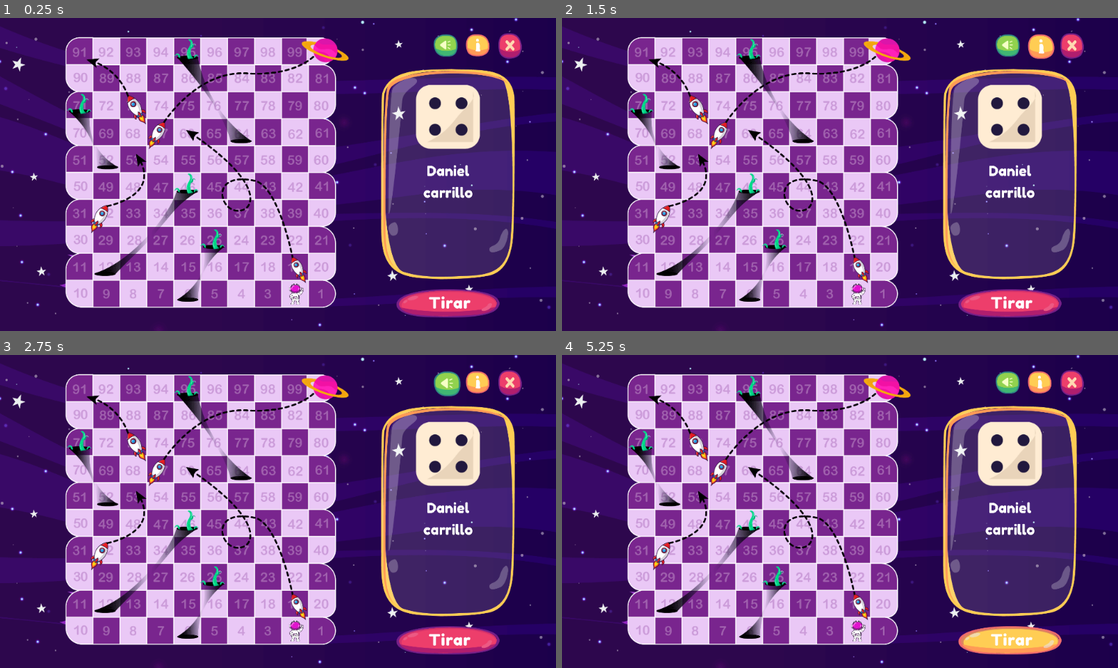
Above: before the commit, frames 1-4 (two rows, left to right).
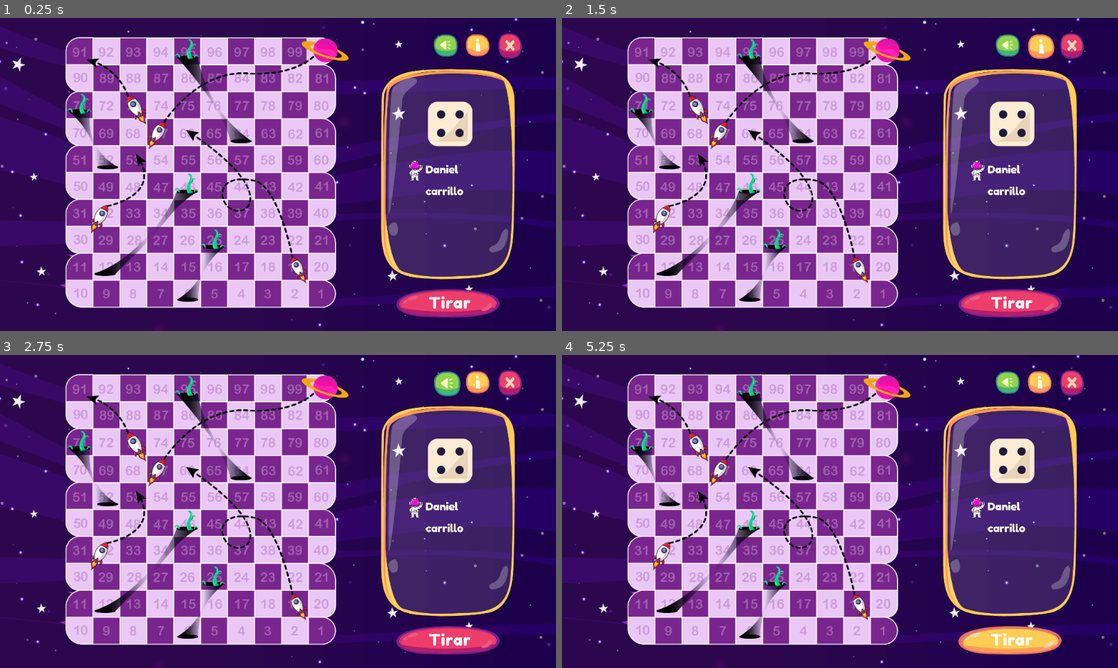
Above: after the commit, the same moments.

Repository: carrilloycardenas/Carrera-espacial
Game: Godot game, scene res://tablero/tablero.tscn
Two runs of this game, one before a commit and one after it. Both use one fixed random seed, a clock stepped at 60 frames per second and the inputs below. The project has no main scene, so this scene is started directly.
Inputs (mouse positions are in pixels of both pictures, inside the frame that each line leads up to):
- Up to frame 1 (0.25 s): no input
- Up to frame 2 (1.5 s): click (1012, 302) at 0.5 s; click (1040, 46) at 1.25 s
- Up to frame 3 (2.75 s): click (444, 383) at 2 s
- Up to frame 4 (5.25 s): click (1012, 639) at 2.75 s; click (1040, 383) at 3.5 s; click (1006, 383) at 4.25 s; click (1012, 639) at 5 s

The runs differ from the first frame. In frame 1, 2.3% of the frame differs, in the area x 52-87%, y 21-92%; in frame 2, 2.3%; in frame 3, 2.3%; in frame 4, 2.3%.

Commit message:
astro new

Diff:
--- a/tablero/tablero.tscn
+++ b/tablero/tablero.tscn
@@ -17,13 +17,14 @@
 [ext_resource path="res://scripts/tablero.gd" type="Script" id=15]
 
 [sub_resource type="DynamicFont" id=1]
-size = 48
+size = 37
 font_data = ExtResource( 13 )
 
 [node name="tablero" type="Node2D"]
 script = ExtResource( 15 )
 __meta__ = {
-"_edit_vertical_guides_": [ 825.0 ]
+"_edit_horizontal_guides_": [ 236.0, 154.0, 282.0 ],
+"_edit_vertical_guides_": [ 779.0, 753.0, 939.0 ]
 }
 
 [node name="Tablero" type="Sprite" parent="."]
@@ -37,44 +38,40 @@
 texture = ExtResource( 2 )
 
 [node name="spriteDado" parent="Fondo-espacio-dado" instance=ExtResource( 14 )]
-position = Vector2( -0.0152588, -197.915 )
-scale = Vector2( 0.5, 0.5 )
+position = Vector2( 7.48047, -173.527 )
+scale = Vector2( 0.35, 0.35 )
 
 [node name="lbl-player1" type="Label" parent="Fondo-espacio-dado"]
-margin_left = -185.748
-margin_top = -40.6434
-margin_right = 187.252
-margin_bottom = 18.3566
+margin_left = -77.0
+margin_top = -40.0
+margin_right = 213.0
+margin_bottom = 19.0
 custom_fonts/font = SubResource( 1 )
 text = "Player 1"
-align = 1
 
 [node name="lbl-player2" type="Label" parent="Fondo-espacio-dado"]
-margin_left = -185.748
-margin_top = 34.3957
-margin_right = 187.252
-margin_bottom = 93.3957
+margin_left = -77.0
+margin_top = 35.0
+margin_right = 213.0
+margin_bottom = 94.0
 custom_fonts/font = SubResource( 1 )
 text = "Player 2"
-align = 1
 
 [node name="lbl-player3" type="Label" parent="Fondo-espacio-dado"]
-margin_left = -185.748
-margin_top = 107.559
-margin_right = 187.252
-margin_bottom = 166.559
+margin_left = -77.0
+margin_top = 108.0
+margin_right = 213.0
+margin_bottom = 167.0
 custom_fonts/font = SubResource( 1 )
 text = "Player 3"
-align = 1
 
 [node name="lbl-player4" type="Label" parent="Fondo-espacio-dado"]
-margin_left = -185.748
-margin_top = 178.845
-margin_right = 187.252
-margin_bottom = 237.845
+margin_left = -77.0
+margin_top = 179.0
+margin_right = 213.0
+margin_bottom = 238.0
 custom_fonts/font = SubResource( 1 )
 text = "Player 4"
-align = 1
 
 [node name="btn-tirar" type="TextureButton" parent="."]
 margin_left = 730.0
@@ -122,8 +119,14 @@
 scale = Vector2( 0.533333, 0.533334 )
 texture = ExtResource( 11 )
 
-[node name="Astronauta-1-rosa" type="Sprite" parent="."]
+[node name="astro1-rosa" type="Sprite" parent="."]
+visible = false
 position = Vector2( 546, 508 )
 scale = Vector2( 0.225961, 0.225961 )
 texture = ExtResource( 12 )
 offset = Vector2( -0.000244141, 0.000244141 )
+
+[node name="Astronauta-1-rosa" type="Sprite" parent="."]
+position = Vector2( 766.188, 281.274 )
+scale = Vector2( 0.219017, 0.219017 )
+texture = ExtResource( 12 )
